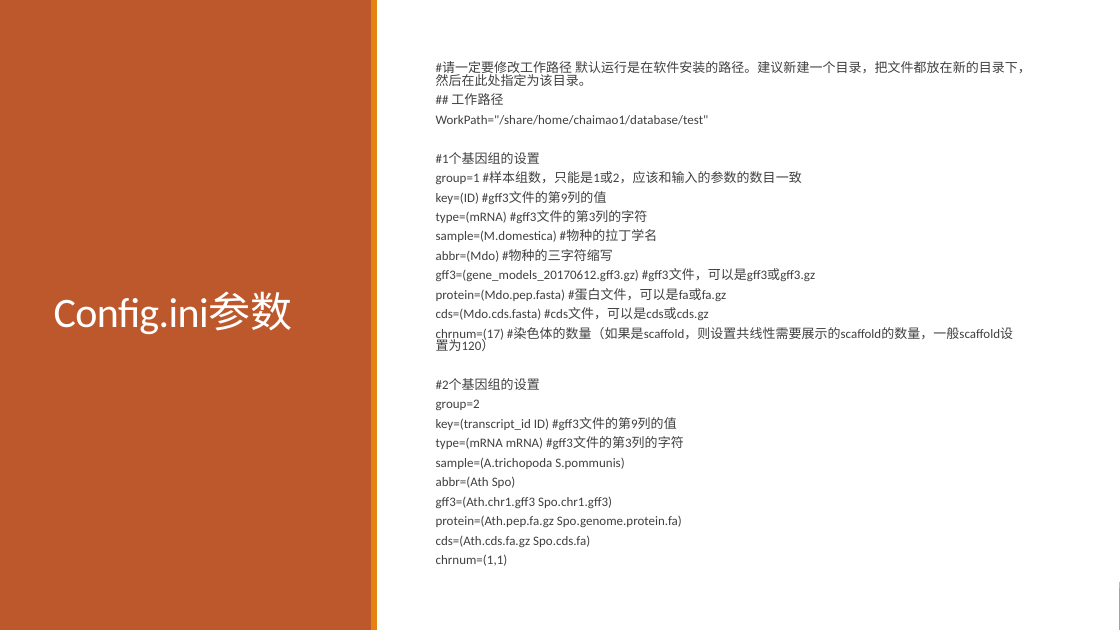
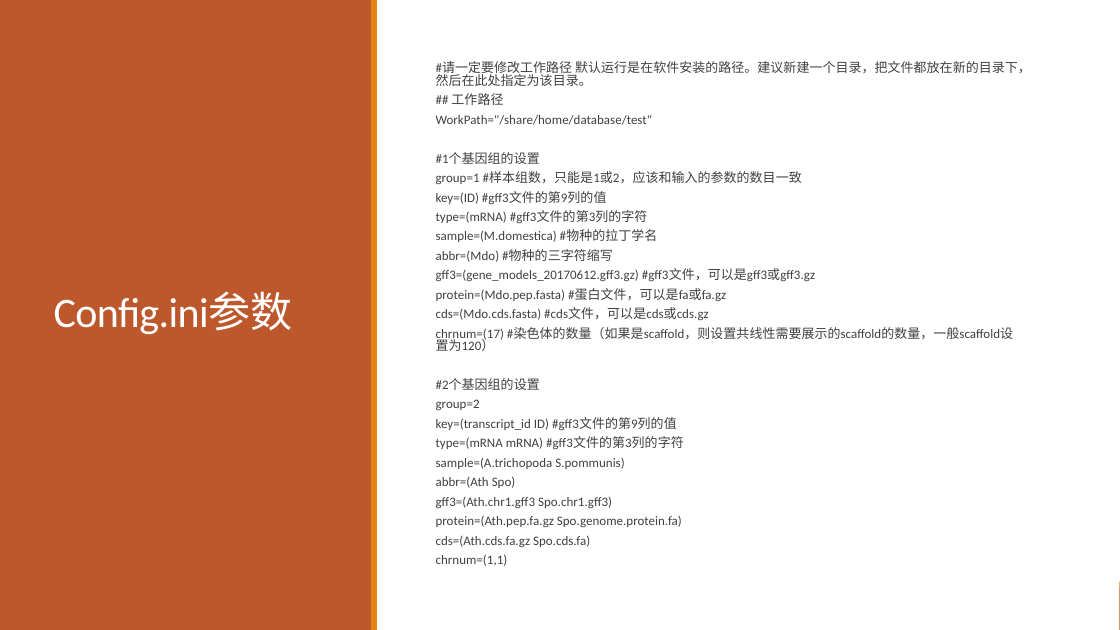
Before and after one commit to chaimol/KK4D, a slide deck: slide 3 of KK4D使用方法.pptx. Drawn at 1120x630 pixels with LibreOffice and Linux fonts; fonts in the diff are those of the drawing. Boxes give left, top, right and bottom in pixels: in the first picture for what was removed or moved away, otherwise in the second. Text is boxed around its words. In the diff, an @@ line names an element or a change of style, - is before the commit and + after.

```diff
--- a/KK4D使用方法.pptx
+++ b/KK4D使用方法.pptx
@@ text at bbox=[436, 115, 652, 125]: text changed @@
-WorkPath="/share/home/chaimao1/database/test"
+WorkPath="/share/home/database/test"
```
Also in this commit, not shown: 2 other slides changed, 13 other files.
